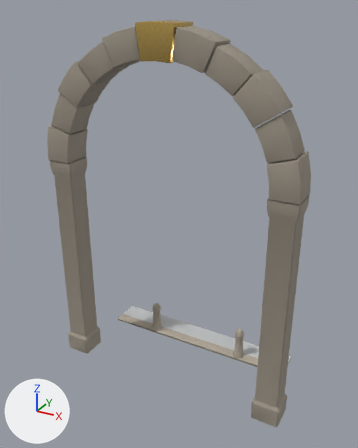
What one commit did to the glTF model public/assets/kit/street.glb.
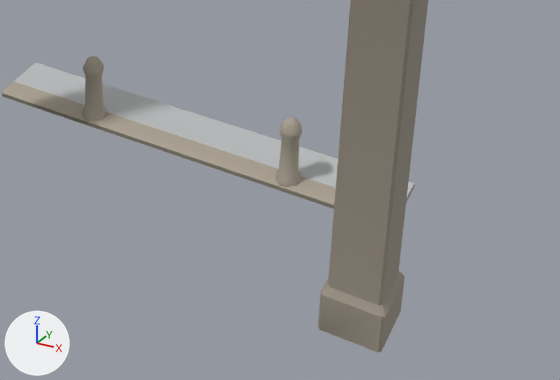
Each version is shown whole from a 50 mm camera at (4.01, -6.84, 6.79) aimed at (-0.17, 0.75, 3.0), then close up on the part from 33% to 98% of the width and 62% to 98% of the height. Every picture has the same lights, and +X, +Y and +Z are marked at lower left. The first two pictures are the older version. Where no turn or scale is listed for an object, it has been applied to the vertices.

The first close-up shows 'street_arch_piers', 'street_side'.
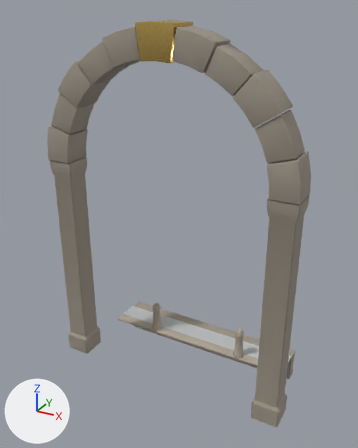
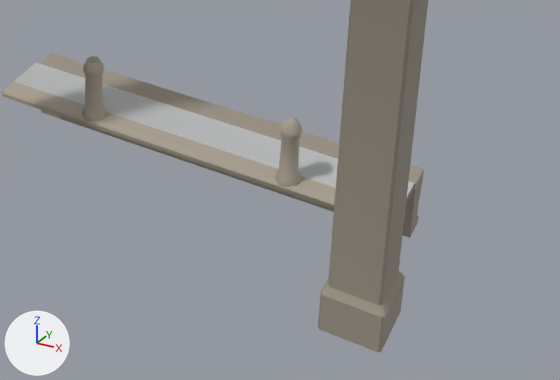
Pixel boxes [x1, y1, x2, y2] of what changed, in the close-ups (560 x 380 px):
'street_edge', added
    after: [40, 53, 424, 238]

The change, as a list of edits to the scene's bpy script:
```text
Add me_street_edge:
    me_street_edge.from_pydata(...)  # 28 vertices, 52 faces; spans x -2.0..2.0, y 1.76..2.0, z -0.6..0.0
    me_street_edge.materials.append(mat_m_stone)
Add ob_street_edge:
    ob_street_edge = bpy.data.objects.new('street_edge', me_street_edge)
    ob_street_edge.location = (0.0, 0.0, 0.0)
```
